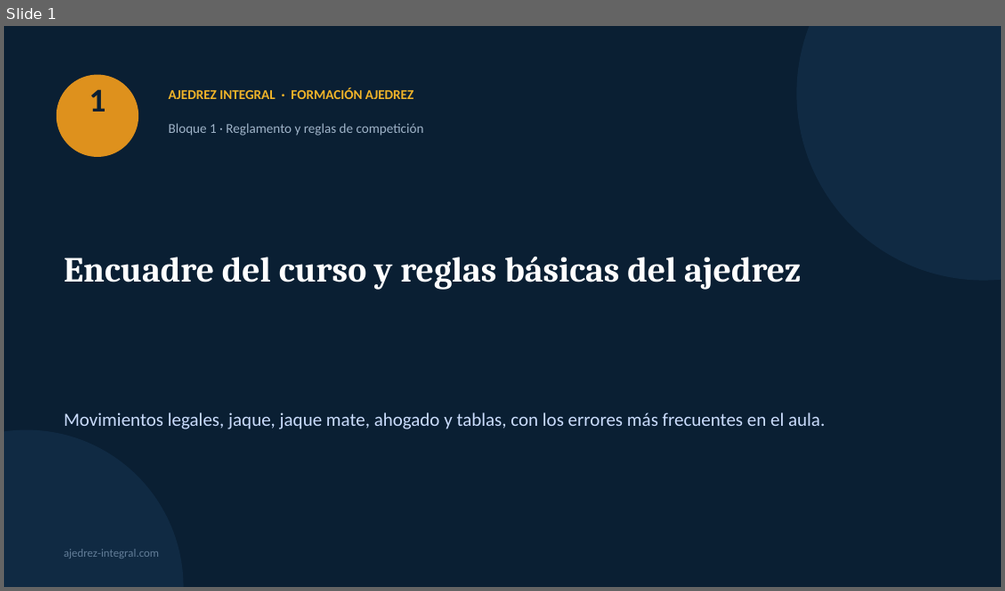
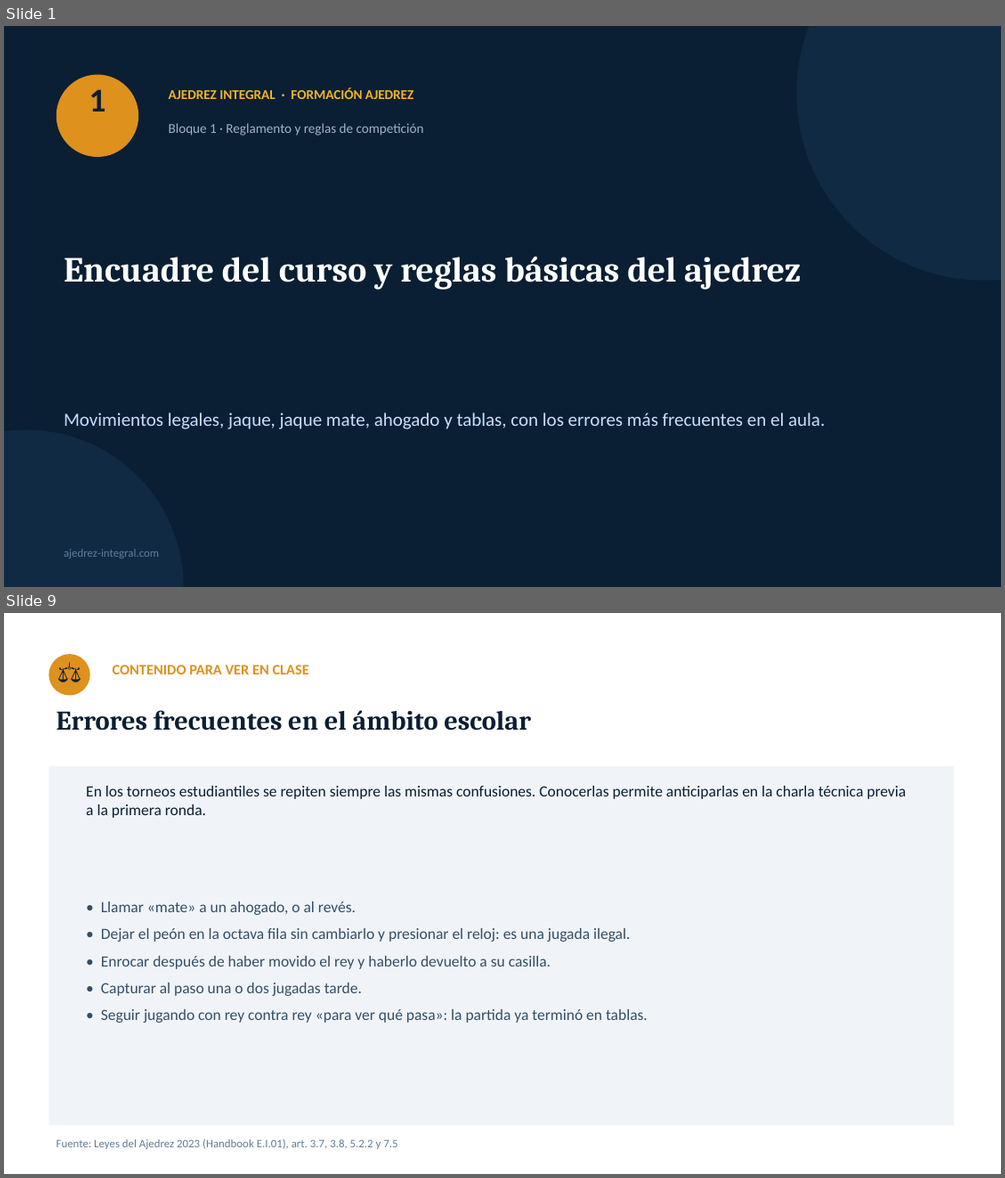
Before and after one commit to GMpupilo2026/Pagina-Completa, a slide deck: cursos/recursos/formacion-ajedrez/01-encuadre-y-reglas-basicas.pptx. Shown one above the other, each under a label of ours: slide 1 before the commit, slides 1 and 9 after it; the slides between them are not shown. The pictures are 1005x591 and 1005x1178 pixels, drawn with LibreOffice and Linux fonts; fonts in the diff are those of the drawing. Boxes give left, top, right and bottom in pixels: in the first picture for what was removed or moved away, otherwise in the second. Text is boxed around its words. In the diff, an @@ line names an element or a change of style, - is before the commit and + after.

```diff
--- a/cursos/recursos/formacion-ajedrez/01-encuadre-y-reglas-basicas.pptx
+++ b/cursos/recursos/formacion-ajedrez/01-encuadre-y-reglas-basicas.pptx
@@ slide 9 added at (4,613,1001,1174), background #FFFFFF @@
@@ ellipse added at (48,654,90,695), fill #DE911D @@
@@ text added at (48,654,90,695), 20 pt, text #0A1F33 @@
+⚖
@@ text added at (113,665,309,674), 14 pt, text #DE911D, bold @@
+CONTENIDO PARA VER EN CLASE
@@ text added at (57,710,531,730), 26 pt, text #0A1F33, bold @@
+Errores frecuentes en el ámbito escolar
@@ rectangle added at (48,766,954,1126), fill #F0F4F8 @@
@@ text added at (86,786,906,818), 15 pt, text #0A1F33 @@
+En los torneos estudiantiles se repiten siempre las mismas confusiones. Conocerlas permite anticiparlas en la charla técnica previa a la primera ronda.
@@ text added at (101,901,647,1022), 15 pt, text #334E68 @@
+• Llamar «mate» a un ahogado, o al revés.
+• Dejar el peón en la octava fila sin cambiarlo y presionar el reloj: es una jugada ilegal.
+• Enrocar después de haber movido el rey y haberlo devuelto a su casilla.
+• Capturar al paso una o dos jugadas tarde.
+• Seguir jugando con rey contra rey «para ver qué pasa»: la partida ya terminó en tablas.
@@ text added at (57,1139,397,1149), 11 pt, text #627D98 @@
+Fuente: Leyes del Ajedrez 2023 (Handbook E.I.01), art. 3.7, 3.8, 5.2.2 y 7.5
```
Also in this commit, not shown: 1 slide changed, 24 other slides added, 4 slides removed, 28 other files.
